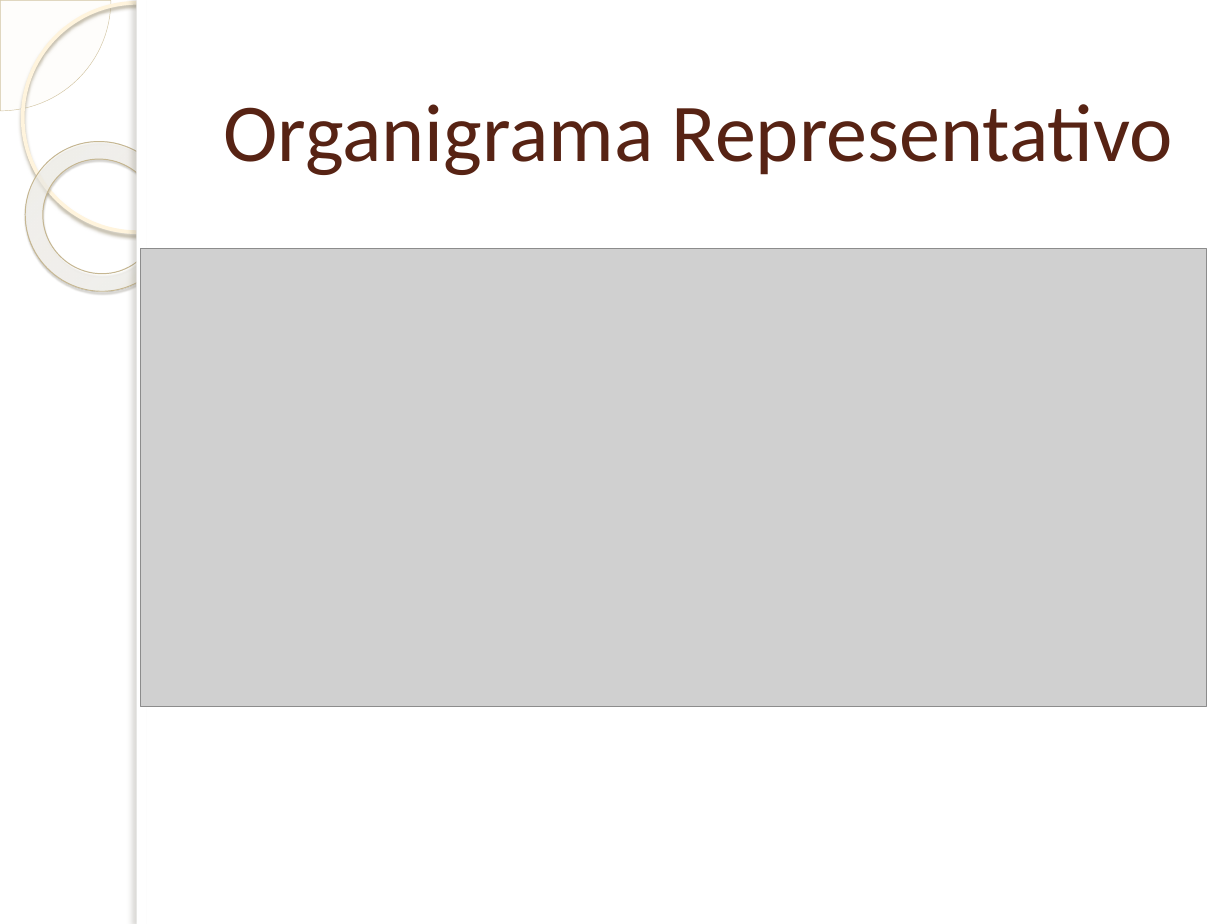
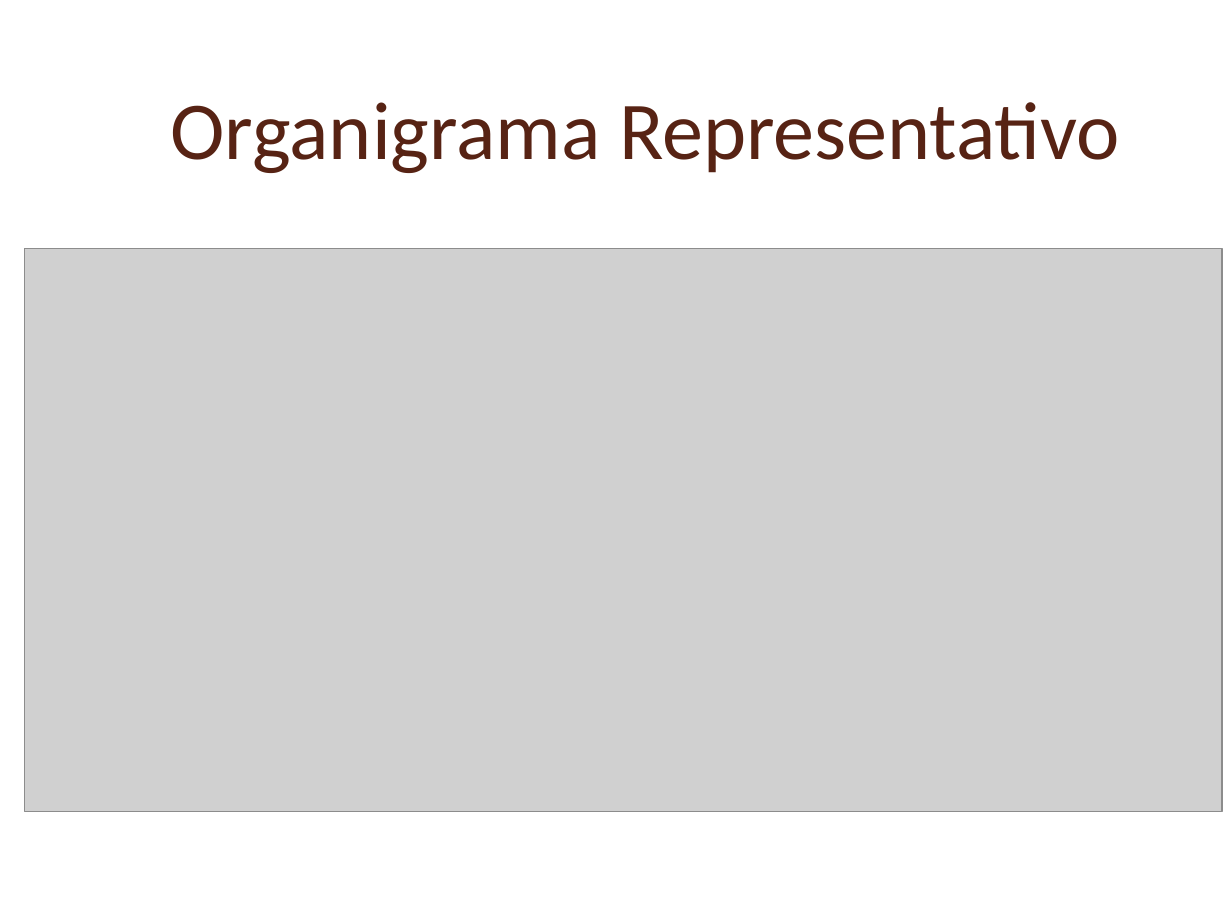
Before and after one commit to Bloodclot24/empresitas, a slide deck: slide 12 of Presentacion/Presentacion.ppsx (slide 6 before the commit). Drawn at 1232x924 pixels with LibreOffice and Linux fonts; fonts in the diff are those of the drawing; grey boxes stand for pictures; background and template pictures are left out. Boxes give left, top, right and bottom in pixels: in the first picture for what was removed or moved away, otherwise in the second. Text is boxed around its words. In the diff, an @@ line names an element or a change of style, - is before the commit and + after.

```diff
--- a/Presentacion/Presentacion.ppsx
+++ b/Presentacion/Presentacion.ppsx
@@ pie slice (boxed as its full ellipse) removed at [0,0,111,111] @@
@@ ellipse removed at [22,2,251,232] @@
@@ rectangle removed at [137,0,1232,924] @@
@@ rectangle removed at [137,0,147,924] @@
@@ title "Organigrama Representativo": place and size @@
-title "Organigrama Representativo" at [223,104,1173,175]
+title "Organigrama Representativo" at [171,102,1120,173]
@@ donut removed at [0,111,206,322] @@
@@ picture: place and size @@
-picture at [140,249,1206,707]
+picture at [25,249,1222,812]
```
Also in this commit, not shown: 10 other slides changed, 15 slides added, 1 slide removed, 5 other files.
